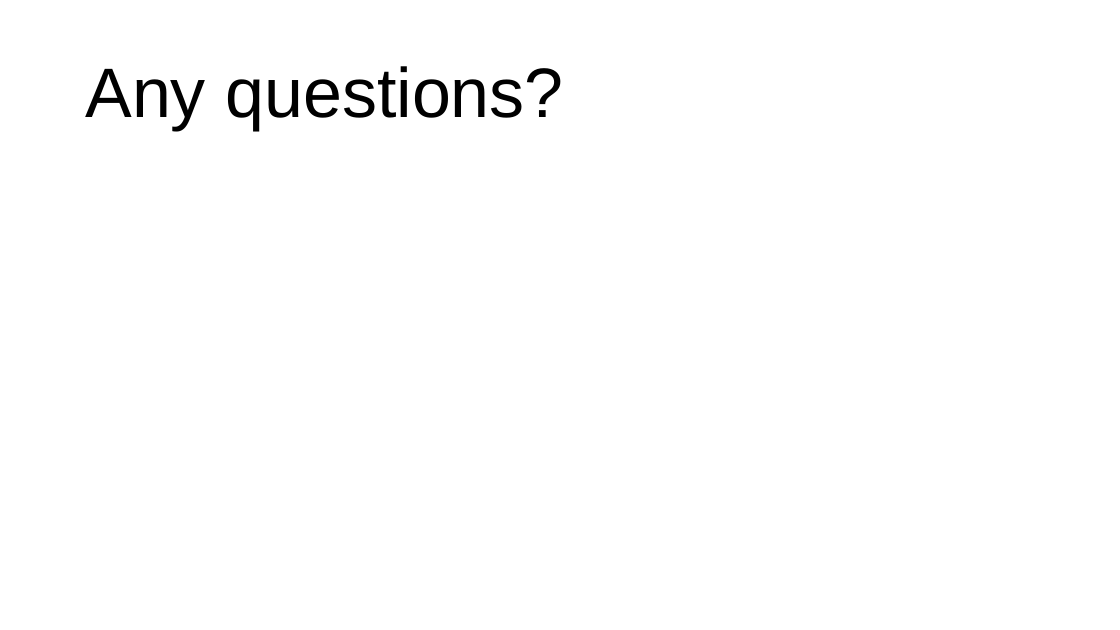
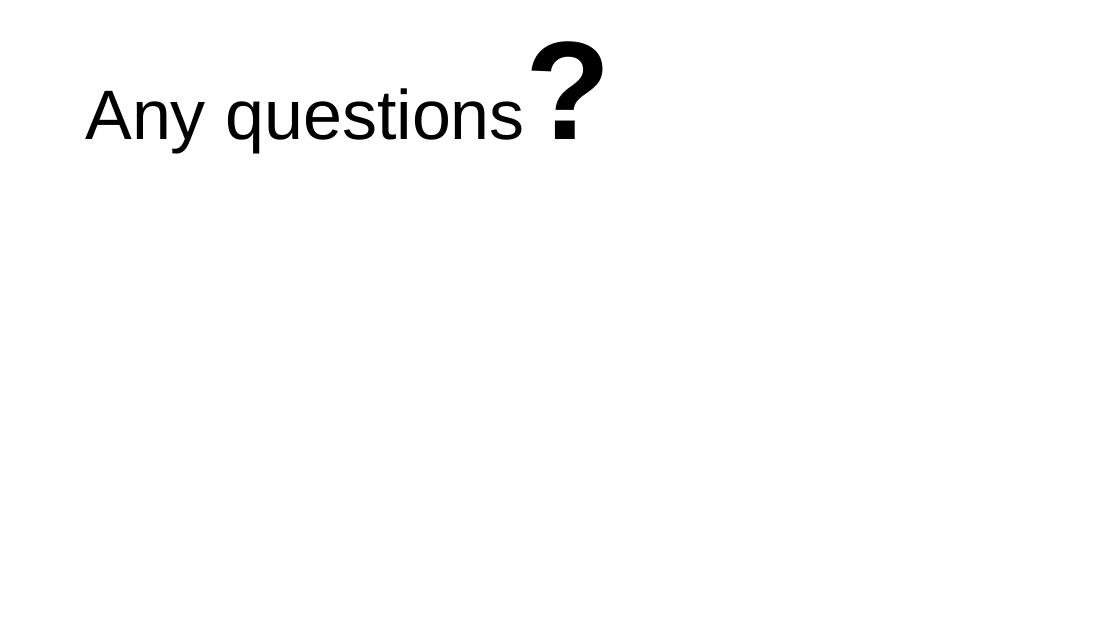
Before and after one commit to aurantiaco-sucus/sgvc_adv_conf, a slide deck: slide 21 of pres.pptx (slide 20 before the commit). Drawn at 1120x630 pixels with LibreOffice and Linux fonts; fonts in the diff are those of the drawing. Boxes give left, top, right and bottom in pixels: in the first picture for what was removed or moved away, otherwise in the second. Text is boxed around its words. In the diff, an @@ line names an element or a change of style, - is before the commit and + after.

Commit message:
23.9.30-2

```diff
--- a/pres.pptx
+++ b/pres.pptx
@@ title "Any questions?" at [85,88,525,152]: size 60 to 120 pt, bold on in "questions?" @@
```
Also in this commit, not shown: 1 other slide changed, 2 slides added, 1 slide removed.
